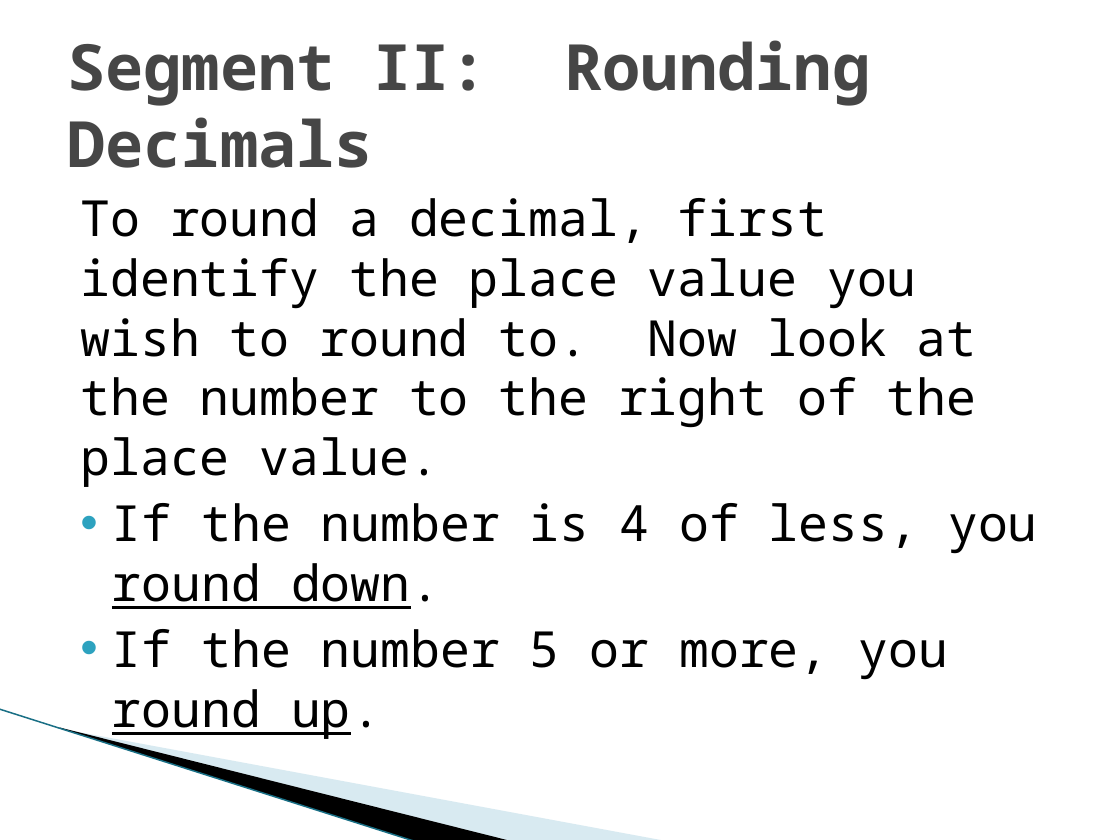
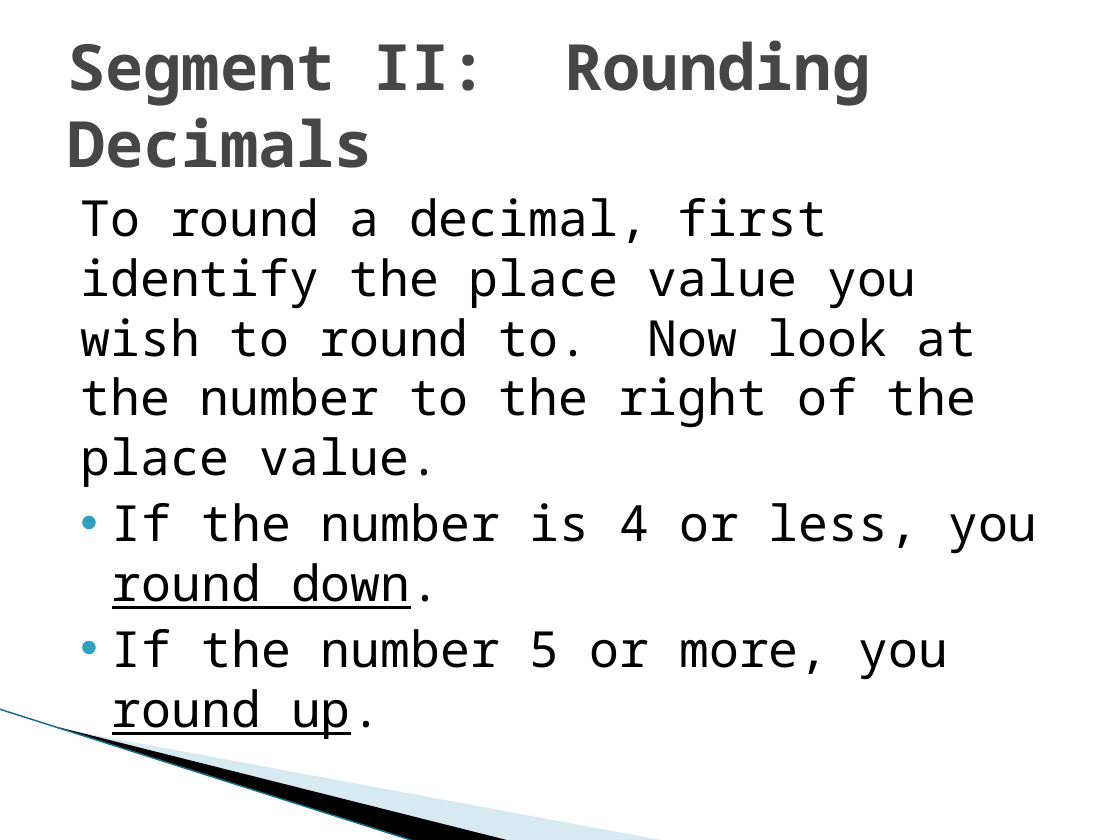
Before and after one commit to TLCGLA/GLAs, a slide deck: slide 16 of Jose/glas/tutorials/math_decimals_adding_xx/GLA_Adding_Subtracting_Rounding_Decimals.pptx. Drawn at 1120x840 pixels with LibreOffice and Linux fonts; fonts in the diff are those of the drawing; background and template pictures are left out. Boxes give left, top, right and bottom in pixels: in the first picture for what was removed or moved away, otherwise in the second. Text is boxed around its words. In the diff, an @@ line names an element or a change of style, - is before the commit and + after.

```diff
--- a/Jose/glas/tutorials/math_decimals_adding_xx/GLA_Adding_Subtracting_Rounding_Decimals.pptx
+++ b/Jose/glas/tutorials/math_decimals_adding_xx/GLA_Adding_Subtracting_Rounding_Decimals.pptx
@@ text at box(112, 503, 1038, 609): text changed @@
-• If the number is 4 of less, you round down.
+• If the number is 4 or less, you round down.
```
Also in this commit, not shown: 14 other files.
